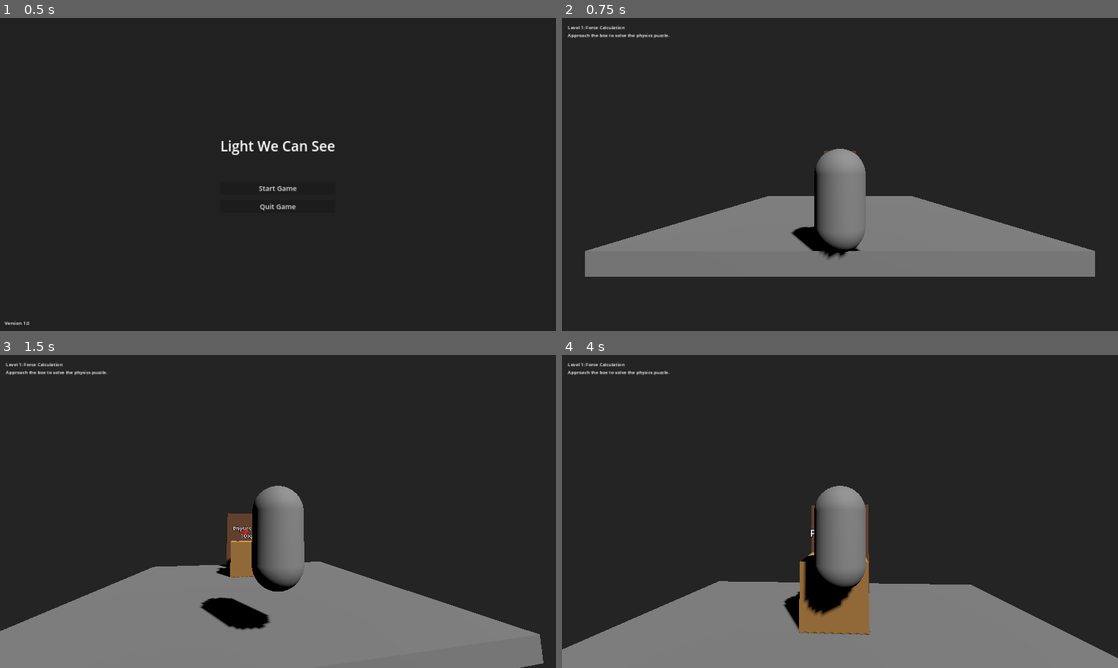
Above: before the commit, frames 1-4 (two rows, left to right).
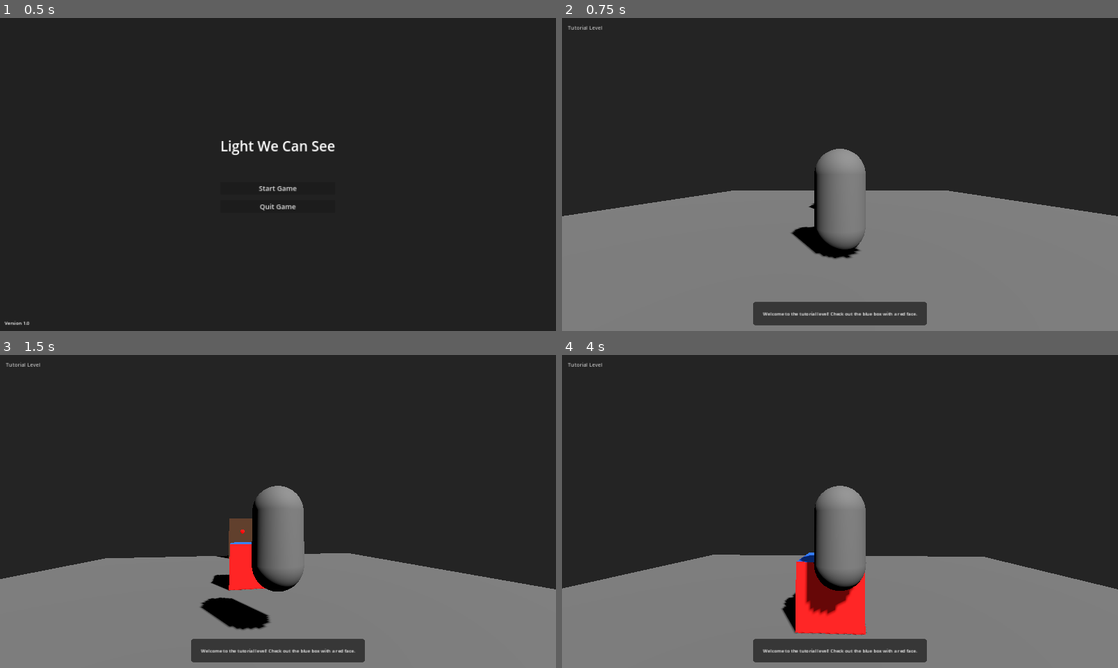
Above: after the commit, the same moments.

Repository: JacobSchantz/LightWeCanSee
Game: Godot game, scene res://scenes/main_menu.tscn
The game is run twice, just before and just after one commit, with the same random seed, the same clock (stepped at 60 frames per second) and the same inputs.
Inputs (mouse positions are in pixels of both pictures, inside the frame that each line leads up to):
- Up to frame 1 (0.5 s): no input
- Up to frame 2 (0.75 s): click "Start Game" at 0.5 s
- Up to frame 3 (1.5 s): tap Enter (ui_accept) at 1.25 s; move the mouse to (305, 511) at 1.27 s; hold Up (ui_up) from 1.28 s (still down); tap E (interact) at 1.35 s
- Up to frame 4 (4 s): keep holding Up (ui_up); tap Enter (ui_accept) at 1.52, 2.27, 3.5, 3.77 s; move the mouse to (812, 511) at 2.02 s; tap E (interact) at 2.1, 2.85, 3.6 s; move the mouse to (851, 505) at 2.77 s; move the mouse to (834, 517) at 3.52 s

Frame 1 is identical in both runs. In frame 2, 23% of the frame differs, in the area x 0-100%, y 2-100%; in frame 3, 12%; in frame 4, 16%.
Error before the commit: Attempt to call function 'play' in base 'null instance' on a null instance. (res://scripts/level_1.gd:49)
Error after the commit: Parse Error: The member "door" already exists in parent class res://scripts/base_level.gd. (res://scripts/tutorial_level.gd:7)

Commit message:
red face on blue cube

Diff:
--- /dev/null
+++ b/gdextension/compile_commands.json
@@ -0,0 +1,12 @@
+[
+  {
+    "directory": "/Users/jakeschantz/CascadeProjects/LightWeCanSee/gdextension",
+    "command": "clang++ -std=c++17 -I./src -I./godot-cpp/include -I./godot-cpp/gen/include -c src/physics_calculator.cpp -o src/physics_calculator.o",
+    "file": "src/physics_calculator.cpp"
+  },
+  {
+    "directory": "/Users/jakeschantz/CascadeProjects/LightWeCanSee/gdextension",
+    "command": "clang++ -std=c++17 -I./src -I./godot-cpp/include -I./godot-cpp/gen/include -c src/register_types.cpp -o src/register_types.o",
+    "file": "src/register_types.cpp"
+  }
+]
--- /dev/null
+++ b/scenes/tutorial_level.tscn
@@ -0,0 +1,163 @@
+[gd_scene load_steps=12 format=3 uid="uid://cxgvg1ym7kxjb"]
+
+[ext_resource type="Script" path="res://scripts/tutorial_level.gd" id="1_tnuqv"]
+[ext_resource type="PackedScene" uid="uid://c34abxc4q2lp0" path="res://scenes/door.tscn" id="2_e7fmg"]
+
+[sub_resource type="BoxMesh" id="BoxMesh_u7i66"]
+size = Vector3(20, 0.5, 20)
+
+[sub_resource type="BoxShape3D" id="BoxShape3D_0ehc7"]
+size = Vector3(20, 0.5, 20)
+
+[sub_resource type="BoxMesh" id="BoxMesh_blue"]
+size = Vector3(1.5, 1.5, 1.5)
+
+[sub_resource type="StandardMaterial3D" id="StandardMaterial3D_blue"]
+albedo_color = Color(0.1, 0.3, 0.8, 1)
+emission_enabled = true
+emission = Color(0.1, 0.3, 0.8, 1)
+emission_energy_multiplier = 0.5
+
+[sub_resource type="QuadMesh" id="QuadMesh_red"]
+size = Vector2(1.5, 1.5)
+
+[sub_resource type="StandardMaterial3D" id="StandardMaterial3D_red"]
+albedo_color = Color(0.8, 0.1, 0.1, 1)
+emission_enabled = true
+emission = Color(0.8, 0.1, 0.1, 1)
+emission_energy_multiplier = 0.5
+
+[sub_resource type="BoxShape3D" id="BoxShape3D_blue"]
+size = Vector3(1.5, 1.5, 1.5)
+
+[sub_resource type="StyleBoxFlat" id="StyleBoxFlat_instr"]
+bg_color = Color(0.1, 0.1, 0.1, 0.7)
+corner_radius_top_left = 8
+corner_radius_top_right = 8
+corner_radius_bottom_right = 8
+corner_radius_bottom_left = 8
+
+[sub_resource type="LabelSettings" id="LabelSettings_prog"]
+font_size = 18
+font_color = Color(0.8, 0.8, 0.8, 1)
+outline_size = 2
+outline_color = Color(0, 0, 0, 1)
+
+[node name="TutorialLevel" type="Node3D"]
+script = ExtResource("1_tnuqv")
+
+[node name="Environment" type="Node3D" parent="."]
+
+[node name="Floor" type="StaticBody3D" parent="Environment"]
+transform = Transform3D(1, 0, 0, 0, 1, 0, 0, 0, 1, 0, -0.25, 0)
+
+[node name="MeshInstance3D" type="MeshInstance3D" parent="Environment/Floor"]
+mesh = SubResource("BoxMesh_u7i66")
+
+[node name="CollisionShape3D" type="CollisionShape3D" parent="Environment/Floor"]
+shape = SubResource("BoxShape3D_0ehc7")
+
+[node name="Walls" type="Node3D" parent="Environment"]
+
+[node name="WallNorth" type="StaticBody3D" parent="Environment/Walls"]
+transform = Transform3D(1, 0, 0, 0, 1, 0, 0, 0, 1, 0, 1.5, -10)
+
+[node name="MeshInstance3D" type="MeshInstance3D" parent="Environment/Walls/WallNorth"]
+transform = Transform3D(20, 0, 0, 0, 3, 0, 0, 0, 0.2, 0, 0, 0)
+
+[node name="CollisionShape3D" type="CollisionShape3D" parent="Environment/Walls/WallNorth"]
+transform = Transform3D(20, 0, 0, 0, 3, 0, 0, 0, 0.2, 0, 0, 0)
+
+[node name="WallSouth" type="StaticBody3D" parent="Environment/Walls"]
+transform = Transform3D(1, 0, 0, 0, 1, 0, 0, 0, 1, 0, 1.5, 10)
+
+[node name="MeshInstance3D" type="MeshInstance3D" parent="Environment/Walls/WallSouth"]
+transform = Transform3D(20, 0, 0, 0, 3, 0, 0, 0, 0.2, 0, 0, 0)
+
+[node name="CollisionShape3D" type="CollisionShape3D" parent="Environment/Walls/WallSouth"]
+transform = Transform3D(20, 0, 0, 0, 3, 0, 0, 0, 0.2, 0, 0, 0)
+
+[node name="WallEast" type="StaticBody3D" parent="Environment/Walls"]
+transform = Transform3D(1, 0, 0, 0, 1, 0, 0, 0, 1, 10, 1.5, 0)
+
+[node name="MeshInstance3D" type="MeshInstance3D" parent="Environment/Walls/WallEast"]
+transform = Transform3D(0.2, 0, 0, 0, 3, 0, 0, 0, 20.2, 0, 0, 0)
+
+[node name="CollisionShape3D" type="CollisionShape3D" parent="Environment/Walls/WallEast"]
+transform = Transform3D(0.2, 0, 0, 0, 3, 0, 0, 0, 20.2, 0, 0, 0)
+
+[node name="WallWest" type="StaticBody3D" parent="Environment/Walls"]
+transform = Transform3D(1, 0, 0, 0, 1, 0, 0, 0, 1, -10, 1.5, 0)
+
+[node name="MeshInstance3D" type="MeshInstance3D" parent="Environment/Walls/WallWest"]
+transform = Transform3D(0.2, 0, 0, 0, 3, 0, 0, 0, 20.2, 0, 0, 0)
+
+[node name="CollisionShape3D" type="CollisionShape3D" parent="Environment/Walls/WallWest"]
+transform = Transform3D(0.2, 0, 0, 0, 3, 0, 0, 0, 20.2, 0, 0, 0)
+
+[node name="Door" parent="." instance=ExtResource("2_e7fmg")]
+transform = Transform3D(1, 0, 0, 0, 1, 0, 0, 0, 1, 0, 0, -8)
+
+[node name="PhysicsObjects" type="Node3D" parent="."]
+
+[node name="BlueBox" type="StaticBody3D" parent="PhysicsObjects"]
+transform = Transform3D(1, 0, 0, 0, 1, 0, 0, 0, 1, 0, 0.75, 0)
+collision_layer = 2
+collision_mask = 3
+
+[node name="MeshInstance3D" type="MeshInstance3D" parent="PhysicsObjects/BlueBox"]
+mesh = SubResource("BoxMesh_blue")
+surface_material_override/0 = SubResource("StandardMaterial3D_blue")
+
+[node name="RedFace" type="MeshInstance3D" parent="PhysicsObjects/BlueBox"]
+transform = Transform3D(1, 0, 0, 0, 1, 0, 0, 0, 1, 0, 0, 0.76)
+mesh = SubResource("QuadMesh_red")
+surface_material_override/0 = SubResource("StandardMaterial3D_red")
+
+[node name="CollisionShape3D" type="CollisionShape3D" parent="PhysicsObjects/BlueBox"]
+shape = SubResource("BoxShape3D_blue")
+
+[node name="TutorialUI" type="Control" parent="."]
+layout_mode = 3
+anchors_preset = 15
+anchor_right = 1.0
+anchor_bottom = 1.0
+grow_horizontal = 2
+grow_vertical = 2
+mouse_filter = 2
+
+[node name="InstructionPanel" type="Panel" parent="TutorialUI"]
+layout_mode = 1
+anchors_preset = 7
+anchor_left = 0.5
+anchor_top = 1.0
+anchor_right = 0.5
+anchor_bottom = 1.0
+offset_left = -300.0
+offset_top = -100.0
+offset_right = 300.0
+offset_bottom = -20.0
+grow_horizontal = 2
+grow_vertical = 0
+theme_override_styles/panel = SubResource("StyleBoxFlat_instr")
+
+[node name="InstructionLabel" type="Label" parent="TutorialUI/InstructionPanel"]
+layout_mode = 1
+anchors_preset = 15
+anchor_right = 1.0
+anchor_bottom = 1.0
+grow_horizontal = 2
+grow_vertical = 2
+text = "Welcome to the tutorial level! Check out the blue box with a red face."
+horizontal_alignment = 1
+vertical_alignment = 1
+autowrap_mode = 2
+
+[node name="ProgressLabel" type="Label" parent="TutorialUI"]
+layout_mode = 0
+offset_left = 20.0
+offset_top = 20.0
+offset_right = 300.0
+offset_bottom = 60.0
+text = "Tutorial Level"
+label_settings = SubResource("LabelSettings_prog")
--- a/scripts/level_manager.gd
+++ b/scripts/level_manager.gd
@@ -9,6 +9,7 @@
 func _ready():
 	# Register the levels
 	levels = [
+		preload("res://scenes/tutorial_level.tscn"),
 		preload("res://scenes/level_1.tscn"),
 		preload("res://scenes/level_2.tscn"),
 		preload("res://scenes/force_demo.tscn")
--- a/scripts/pushable_object.gd
+++ b/scripts/pushable_object.gd
@@ -8,6 +8,7 @@
 @export var force_multiplier = 1.0
 @export var max_applied_force = 100.0
 @export var highlight_color: Color = Color(1.0, 0.8, 0.4, 1.0)
+@export var surface_friction = 0.3
 
 var original_materials = []
 var is_player_near = false
@@ -15,6 +16,7 @@
 var is_being_pushed = false
 var push_direction = Vector3.ZERO
 var force_meter = null
+var physics_calculator = null
 
 # Reference to components
 @onready var mesh_instance = $MeshInstance3D
@@ -28,6 +30,14 @@
 				original_materials.append(mesh_instance.get_surface_override_material(i))
 		elif mesh_instance.mesh and mesh_instance.mesh.get_material():
 			original_materials.append(mesh_instance.mesh.get_material())
+
+	# Initialize the C++ physics calculator - using try/catch to handle if extension isn't available
+	try:
+		if ClassDB.class_exists("PhysicsCalculator"):
+			physics_calculator = PhysicsCalculator.new()
+			print("C++ Physics Calculator initialized successfully")
+	except:
+		print("PhysicsCalculator extension not available, using GDScript implementation")
 
 	# Set the mass
 	mass = mass_kg
@@ -47,8 +57,24 @@
 
 func _physics_process(delta):
 	if is_being_pushed and applied_force > 0:
-		# Apply the force in the push direction
-		apply_central_force(push_direction * applied_force)
+		# Use the C++ physics calculator if available
+		if physics_calculator:
+			try:
+				# Calculate force using C++ for better performance
+				var calculated_force = physics_calculator.calculate_complex_force(
+					push_direction,
+					applied_force,
+					mass_kg,
+					surface_friction
+				)
+				apply_central_force(calculated_force)
+			except:
+				# Fallback to GDScript implementation if method call fails
+				print("C++ method call failed, using GDScript implementation")
+				apply_central_force(push_direction * applied_force)
+		else:
+			# Fallback to GDScript implementation
+			apply_central_force(push_direction * applied_force)
 
 		# Visual feedback based on force
 		var movement_feedback = min(applied_force / max_applied_force, 1.0)
@@ -57,9 +83,10 @@
 			material.albedo_color = material.albedo_color.lerp(highlight_color, movement_feedback * 0.5)
 			mesh_instance.set_surface_override_material(0, material)
 
-		# Update the force label
+		# Update the force label with improved information
 		if box_label:
-			box_label.text = "%s\n%d kg\nForce: %.1f N" % [object_name, mass_kg, applied_force]
+			var calc_type = "C++" if (physics_calculator != null) else "GDScript"
+			box_label.text = "%s\n%d kg\nForce: %.1f N\nUsing: %s" % [object_name, mass_kg, applied_force, calc_type]
 			var force_color = Color.GREEN.lerp(Color.RED, movement_feedback)
 			box_label.modulate = force_color
 
--- /dev/null
+++ b/scripts/tutorial_level.gd
@@ -0,0 +1,36 @@
+extends "res://scripts/base_level.gd"
+
+# UI elements
+@onready var tutorial_ui = $TutorialUI
+@onready var instruction_label = $TutorialUI/InstructionPanel/InstructionLabel
+@onready var progress_label = $TutorialUI/ProgressLabel
+@onready var door = $Door
+@onready var blue_box = $PhysicsObjects/BlueBox
+@onready var red_face = $PhysicsObjects/BlueBox/RedFace
+
+func _ready():
+	super._ready()
+
+	# Set level properties
+	level_name = "Tutorial"
+	level_description = "Tutorial Level"
+
+	# Initialize UI
+	update_instruction("Welcome to the tutorial level! Check out the blue box with a red face.")
+	update_progress("Tutorial Level")
+
+	# Unlock the door
+	if door:
+		door.unlock()
+
+func update_instruction(text):
+	if instruction_label:
+		instruction_label.text = text
+
+func update_progress(text):
+	if progress_label:
+		progress_label.text = text
+
+func complete_level():
+	# Override the base level's complete_level function
+	get_tree().call_group("level_manager", "load_next_level")
Not shown, added: gdextension/.cache/clangd/index/binder_common.hpp.EF831EE40948A66D.idx
Not shown, added: gdextension/.cache/clangd/index/callable_method_pointer.hpp.9C4B0978D8590C70.idx
Not shown, added: gdextension/.cache/clangd/index/class_db.hpp.C1BFA76B44037819.idx
Not shown, added: gdextension/.cache/clangd/index/defs.hpp.9057214146DC6FC4.idx
Not shown, added: gdextension/.cache/clangd/index/error_macros.hpp.675A0C9534D67E37.idx
Not shown, added: gdextension/.cache/clangd/index/godot.hpp.907ADCCE48E9E435.idx
Not shown, added: gdextension/.cache/clangd/index/math.hpp.1351AC84649C5913.idx
Not shown, added: gdextension/.cache/clangd/index/memory.hpp.A1ECA7166F194478.idx
Not shown, added: gdextension/.cache/clangd/index/method_bind.hpp.3324EFF8B5B91951.idx
Not shown, added: gdextension/.cache/clangd/index/method_ptrcall.hpp.FA19081A23DCD1AC.idx
Not shown, added: gdextension/.cache/clangd/index/object.hpp.A907DF9C1B21E6A3.idx
Not shown, added: gdextension/.cache/clangd/index/object_id.hpp.AF6A7C3DAB3EA986.idx
(and 16 more such lines)
